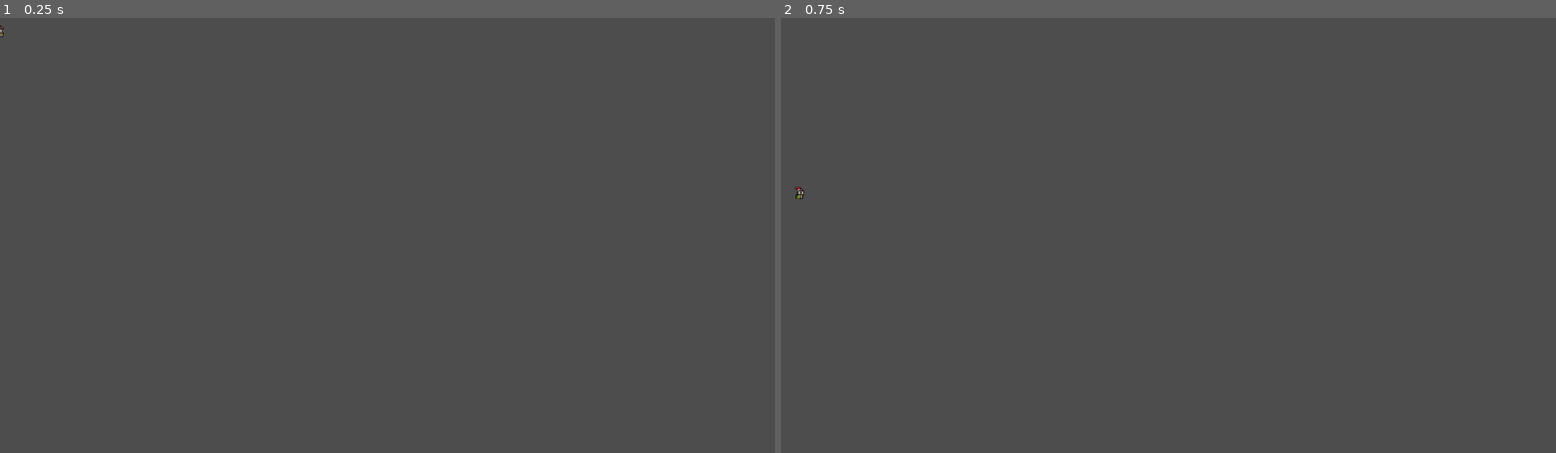
Above: before the commit, frames 1-2 (left to right).
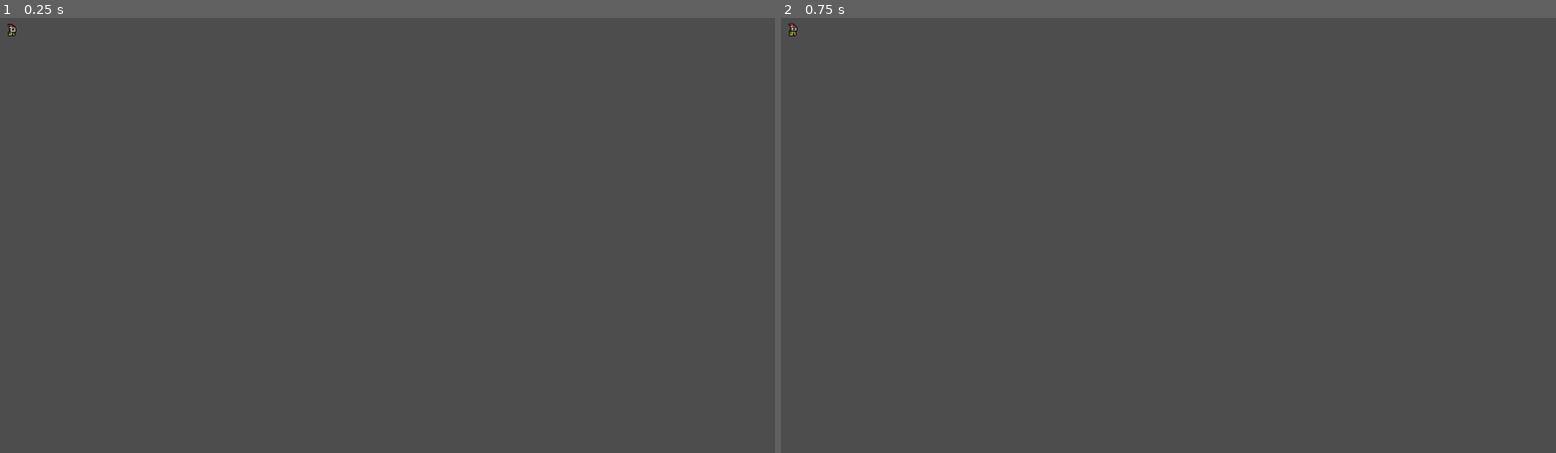
Above: after the commit, the same moments.

Repository: 11milica/easy-game
Game: Godot game, scene res://scenes/game.tscn
The game is run twice, just before and just after one commit, with the same random seed, the same clock (stepped at 60 frames per second) and the same inputs. Before the commit the project starts from res://scenes/player.tscn.
Inputs:
- Up to frame 1 (0.25 s): no input
- Up to frame 2 (0.75 s): tap Enter (ui_accept) at 0.5 s; hold Right (ui_right) from 0.53 s (still down)

The runs differ from the first frame. In frame 1, less than 0.1% of the frame differs, in the area x 0-3%, y 1-5%; in frame 2, less than 0.1%, in the area x 1-4%, y 1-42%.

Commit message:
Fix project structure and add player scene with graphics + collision

Diff:
--- a/first-game/icon.svg
+++ /dev/null
@@ -1 +0,0 @@
-<svg xmlns="http://www.w3.org/2000/svg" width="128" height="128"><rect width="124" height="124" x="2" y="2" fill="#363d52" stroke="#212532" stroke-width="4" rx="14"/><g fill="#fff" transform="translate(12.322 12.322)scale(.101)"><path d="M105 673v33q407 354 814 0v-33z"/><path fill="#478cbf" d="m105 673 152 14q12 1 15 14l4 67 132 10 8-61q2-11 15-15h162q13 4 15 15l8 61 132-10 4-67q3-13 15-14l152-14V427q30-39 56-81-35-59-83-108-43 20-82 47-40-37-88-64 7-51 8-102-59-28-123-42-26 43-46 89-49-7-98 0-20-46-46-89-64 14-123 42 1 51 8 102-48 27-88 64-39-27-82-47-48 49-83 108 26 42 56 81zm0 33v39c0 276 813 276 814 0v-39l-134 12-5 69q-2 10-14 13l-162 11q-12 0-16-11l-10-65H446l-10 65q-4 11-16 11l-162-11q-12-3-14-13l-5-69z"/><path d="M483 600c0 34 58 34 58 0v-86c0-34-58-34-58 0z"/><circle cx="725" cy="526" r="90"/><circle cx="299" cy="526" r="90"/></g><g fill="#414042" transform="translate(12.322 12.322)scale(.101)"><circle cx="307" cy="532" r="60"/><circle cx="717" cy="532" r="60"/></g></svg>
--- a/first-game/project.godot
+++ /dev/null
@@ -1,19 +0,0 @@
-; Engine configuration file.
-; It's best edited using the editor UI and not directly,
-; since the parameters that go here are not all obvious.
-;
-; Format:
-;   [section] ; section goes between []
-;   param=value ; assign values to parameters
-
-config_version=5
-
-[application]
-
-config/name="First Game"
-config/features=PackedStringArray("4.4", "Forward Plus")
-config/icon="res://icon.svg"
-
-[rendering]
-
-textures/canvas_textures/default_texture_filter=0
--- a/first-game/scenes/game.tscn
+++ /dev/null
@@ -1,55 +0,0 @@
-[gd_scene load_steps=8 format=3 uid="uid://boa4p1yb38v5b"]
-
-[ext_resource type="Texture2D" uid="uid://r4hvemh0k7qb" path="res://assets/sprites/knight.png" id="1_uwrxv"]
-
-[sub_resource type="AtlasTexture" id="AtlasTexture_yqjtg"]
-atlas = ExtResource("1_uwrxv")
-region = Rect2(0, 0, 32, 32)
-
-[sub_resource type="AtlasTexture" id="AtlasTexture_lnu2h"]
-atlas = ExtResource("1_uwrxv")
-region = Rect2(32, 0, 32, 32)
-
-[sub_resource type="AtlasTexture" id="AtlasTexture_lbhrr"]
-atlas = ExtResource("1_uwrxv")
-region = Rect2(64, 0, 32, 32)
-
-[sub_resource type="AtlasTexture" id="AtlasTexture_iywne"]
-atlas = ExtResource("1_uwrxv")
-region = Rect2(96, 0, 32, 32)
-
-[sub_resource type="SpriteFrames" id="SpriteFrames_p57ef"]
-animations = [{
-"frames": [{
-"duration": 1.0,
-"texture": SubResource("AtlasTexture_yqjtg")
-}, {
-"duration": 1.0,
-"texture": SubResource("AtlasTexture_lnu2h")
-}, {
-"duration": 1.0,
-"texture": SubResource("AtlasTexture_lbhrr")
-}, {
-"duration": 1.0,
-"texture": SubResource("AtlasTexture_iywne")
-}],
-"loop": true,
-"name": &"idle",
-"speed": 5.0
-}]
-
-[sub_resource type="CircleShape2D" id="CircleShape2D_u5sy4"]
-radius = 5.0
-
-[node name="Player" type="CharacterBody2D"]
-
-[node name="AnimatedSprite2D" type="AnimatedSprite2D" parent="."]
-position = Vector2(0, -12)
-sprite_frames = SubResource("SpriteFrames_p57ef")
-animation = &"idle"
-autoplay = "idle"
-frame_progress = 0.971823
-
-[node name="CollisionShape2D" type="CollisionShape2D" parent="."]
-position = Vector2(0, -5)
-shape = SubResource("CircleShape2D_u5sy4")
--- a/first-game/scenes/player.tscn
+++ /dev/null
@@ -1,55 +0,0 @@
-[gd_scene load_steps=8 format=3 uid="uid://w3iwxvsfi7ik"]
-
-[ext_resource type="Texture2D" uid="uid://r4hvemh0k7qb" path="res://assets/sprites/knight.png" id="1_3vyb7"]
-
-[sub_resource type="AtlasTexture" id="AtlasTexture_yqjtg"]
-atlas = ExtResource("1_3vyb7")
-region = Rect2(0, 0, 32, 32)
-
-[sub_resource type="AtlasTexture" id="AtlasTexture_lnu2h"]
-atlas = ExtResource("1_3vyb7")
-region = Rect2(32, 0, 32, 32)
-
-[sub_resource type="AtlasTexture" id="AtlasTexture_lbhrr"]
-atlas = ExtResource("1_3vyb7")
-region = Rect2(64, 0, 32, 32)
-
-[sub_resource type="AtlasTexture" id="AtlasTexture_iywne"]
-atlas = ExtResource("1_3vyb7")
-region = Rect2(96, 0, 32, 32)
-
-[sub_resource type="SpriteFrames" id="SpriteFrames_p57ef"]
-animations = [{
-"frames": [{
-"duration": 1.0,
-"texture": SubResource("AtlasTexture_yqjtg")
-}, {
-"duration": 1.0,
-"texture": SubResource("AtlasTexture_lnu2h")
-}, {
-"duration": 1.0,
-"texture": SubResource("AtlasTexture_lbhrr")
-}, {
-"duration": 1.0,
-"texture": SubResource("AtlasTexture_iywne")
-}],
-"loop": true,
-"name": &"idle",
-"speed": 5.0
-}]
-
-[sub_resource type="CircleShape2D" id="CircleShape2D_u5sy4"]
-radius = 5.0
-
-[node name="Player" type="CharacterBody2D"]
-
-[node name="AnimatedSprite2D" type="AnimatedSprite2D" parent="."]
-position = Vector2(0, -12)
-sprite_frames = SubResource("SpriteFrames_p57ef")
-animation = &"idle"
-autoplay = "idle"
-frame_progress = 0.365915
-
-[node name="CollisionShape2D" type="CollisionShape2D" parent="."]
-position = Vector2(0, -5)
-shape = SubResource("CircleShape2D_u5sy4")
--- a/project.godot
+++ b/project.godot
@@ -10,8 +10,8 @@
 
 [application]
 
-config/name="first game"
-run/main_scene="uid://5xa8hgq70e1p"
+config/name="First Game"
+run/main_scene="uid://boa4p1yb38v5b"
 config/features=PackedStringArray("4.4", "Forward Plus")
 config/icon="res://icon.svg"
 
--- /dev/null
+++ b/scenes/game.tscn
@@ -0,0 +1,8 @@
+[gd_scene load_steps=2 format=3 uid="uid://boa4p1yb38v5b"]
+
+[ext_resource type="PackedScene" uid="uid://w3iwxvsfi7ik" path="res://scenes/player.tscn" id="1_uwrxv"]
+
+[node name="Game" type="Node2D"]
+
+[node name="Player" parent="." instance=ExtResource("1_uwrxv")]
+position = Vector2(18, 27)
--- a/scenes/player.tscn
+++ b/scenes/player.tscn
@@ -1,58 +1,55 @@
-[gd_scene load_steps=9 format=3 uid="uid://5xa8hgq70e1p"]
+[gd_scene load_steps=8 format=3 uid="uid://w3iwxvsfi7ik"]
 
 [ext_resource type="Texture2D" uid="uid://r4hvemh0k7qb" path="res://assets/sprites/knight.png" id="1_3vyb7"]
-[ext_resource type="Script" uid="uid://dyjkrap1j3lic" path="res://scripts/player.gd" id="1_g2els"]
 
-[sub_resource type="AtlasTexture" id="AtlasTexture_g2els"]
+[sub_resource type="AtlasTexture" id="AtlasTexture_yqjtg"]
 atlas = ExtResource("1_3vyb7")
 region = Rect2(0, 0, 32, 32)
 
-[sub_resource type="AtlasTexture" id="AtlasTexture_qhqgy"]
+[sub_resource type="AtlasTexture" id="AtlasTexture_lnu2h"]
 atlas = ExtResource("1_3vyb7")
 region = Rect2(32, 0, 32, 32)
 
-[sub_resource type="AtlasTexture" id="AtlasTexture_dqkch"]
+[sub_resource type="AtlasTexture" id="AtlasTexture_lbhrr"]
 atlas = ExtResource("1_3vyb7")
 region = Rect2(64, 0, 32, 32)
 
-[sub_resource type="AtlasTexture" id="AtlasTexture_qlg0r"]
+[sub_resource type="AtlasTexture" id="AtlasTexture_iywne"]
 atlas = ExtResource("1_3vyb7")
 region = Rect2(96, 0, 32, 32)
 
-[sub_resource type="SpriteFrames" id="SpriteFrames_tuyoq"]
+[sub_resource type="SpriteFrames" id="SpriteFrames_p57ef"]
 animations = [{
 "frames": [{
 "duration": 1.0,
-"texture": SubResource("AtlasTexture_g2els")
+"texture": SubResource("AtlasTexture_yqjtg")
 }, {
 "duration": 1.0,
-"texture": SubResource("AtlasTexture_qhqgy")
+"texture": SubResource("AtlasTexture_lnu2h")
 }, {
 "duration": 1.0,
-"texture": SubResource("AtlasTexture_dqkch")
+"texture": SubResource("AtlasTexture_lbhrr")
 }, {
 "duration": 1.0,
-"texture": SubResource("AtlasTexture_qlg0r")
+"texture": SubResource("AtlasTexture_iywne")
 }],
 "loop": true,
 "name": &"idle",
-"speed": 8.0
+"speed": 5.0
 }]
 
-[sub_resource type="CircleShape2D" id="CircleShape2D_fjrip"]
+[sub_resource type="CircleShape2D" id="CircleShape2D_u5sy4"]
 radius = 5.0
 
-[node name="player" type="CharacterBody2D"]
-script = ExtResource("1_g2els")
+[node name="Player" type="CharacterBody2D"]
 
 [node name="AnimatedSprite2D" type="AnimatedSprite2D" parent="."]
 position = Vector2(0, -12)
-sprite_frames = SubResource("SpriteFrames_tuyoq")
+sprite_frames = SubResource("SpriteFrames_p57ef")
 animation = &"idle"
 autoplay = "idle"
-frame = 1
-frame_progress = 0.214969
+frame_progress = 0.74634
 
 [node name="CollisionShape2D" type="CollisionShape2D" parent="."]
 position = Vector2(0, -5)
-shape = SubResource("CircleShape2D_fjrip")
+shape = SubResource("CircleShape2D_u5sy4")
Binary file removed: first-game/assets/fonts/PixelOperator8-Bold.ttf
Not shown, removed: first-game/assets/fonts/PixelOperator8-Bold.ttf.import
Binary file removed: first-game/assets/fonts/PixelOperator8.ttf
Not shown, removed: first-game/assets/fonts/PixelOperator8.ttf.import
Not shown, removed: first-game/assets/music/time_for_adventure.mp3.import
Not shown, removed: first-game/assets/sounds/coin.wav.import
Not shown, removed: first-game/assets/sounds/explosion.wav.import
Not shown, removed: first-game/assets/sounds/hurt.wav.import
Not shown, removed: first-game/assets/sounds/jump.wav.import
Not shown, removed: first-game/assets/sounds/power_up.wav.import
Not shown, removed: first-game/assets/sounds/tap.wav.import
Binary file removed: first-game/assets/sprites/coin.png
(and 25 more such lines)
